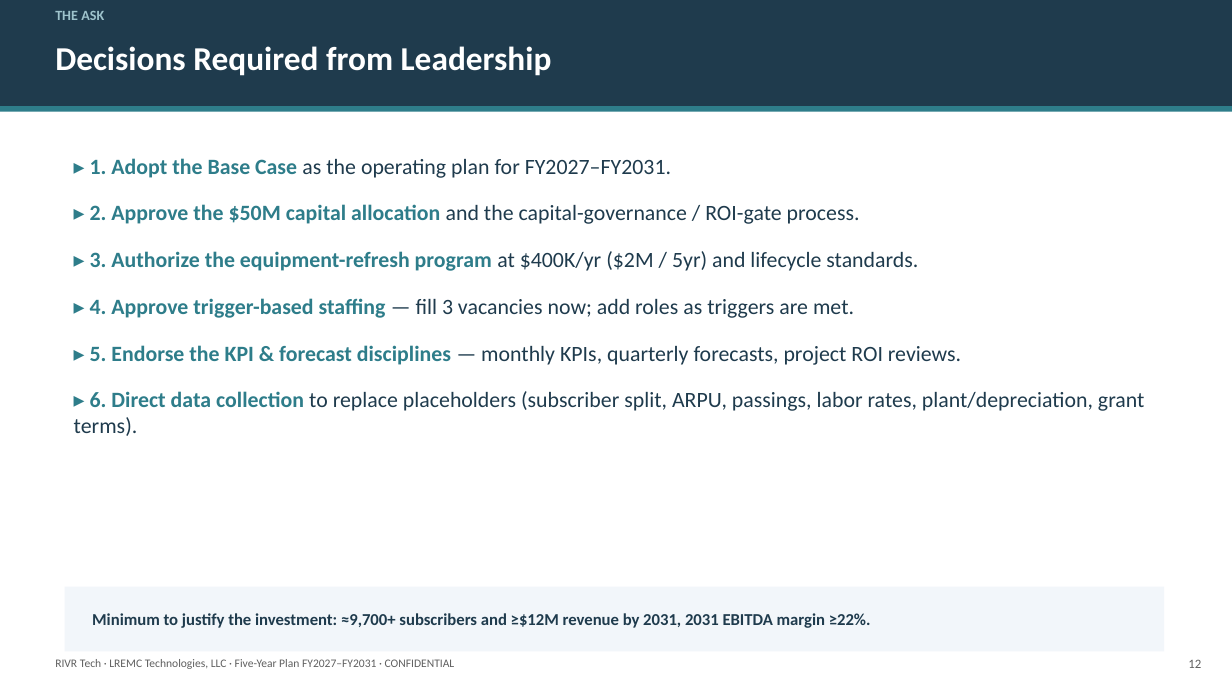
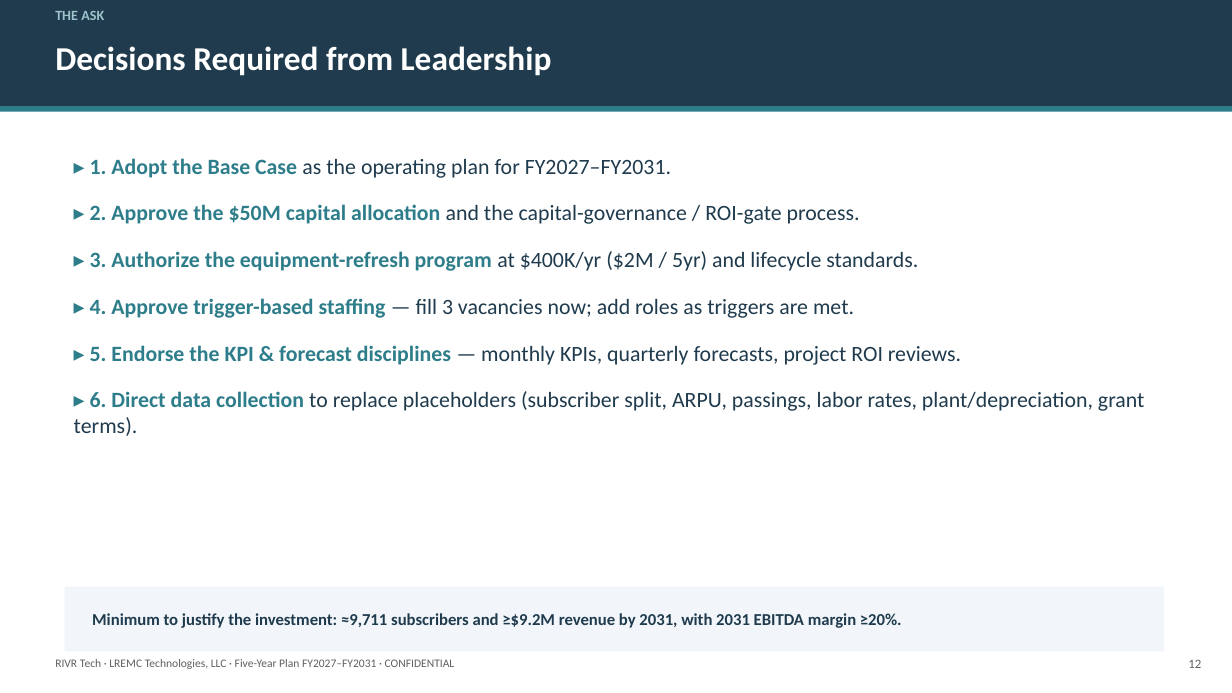
Before and after one commit to dysonjohn2001-sys/claude-skills, a slide deck: slide 13 of rivr-tech-business-plan/RIVR_Tech_Five_Year_Executive_Presentation_2027-2031.pptx. Drawn at 1232x693 pixels with LibreOffice and Linux fonts; fonts in the diff are those of the drawing. Boxes give left, top, right and bottom in pixels: in the first picture for what was removed or moved away, otherwise in the second. Text is boxed around its words. In the diff, an @@ line names an element or a change of style, - is before the commit and + after.

```diff
--- a/rivr-tech-business-plan/RIVR_Tech_Five_Year_Executive_Presentation_2027-2031.pptx
+++ b/rivr-tech-business-plan/RIVR_Tech_Five_Year_Executive_Presentation_2027-2031.pptx
@@ text at (92, 613, 902, 628): text changed @@
-Minimum to justify the investment: ≈9,700+ subscribers and ≥$12M revenue by 2031, 2031 EBITDA margin ≥22%.
+Minimum to justify the investment: ≈9,711 subscribers and ≥$9.2M revenue by 2031, with 2031 EBITDA margin ≥20%.
```
Also in this commit, not shown: 8 other slides changed, 10 other files.
